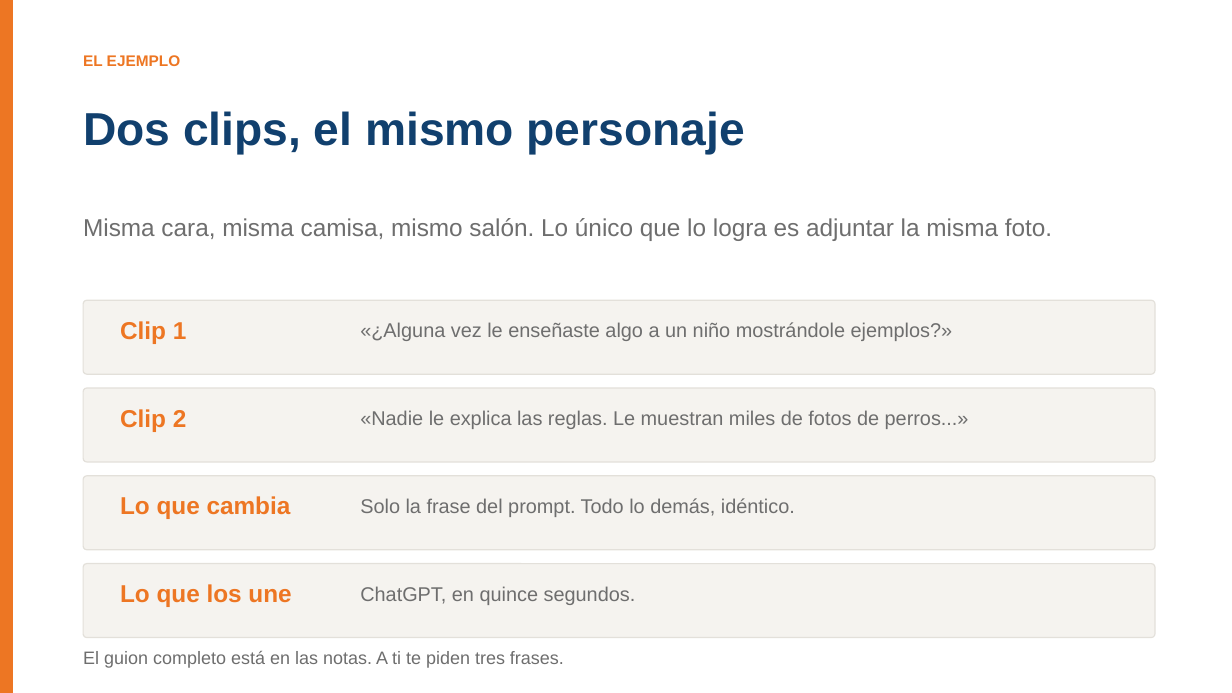
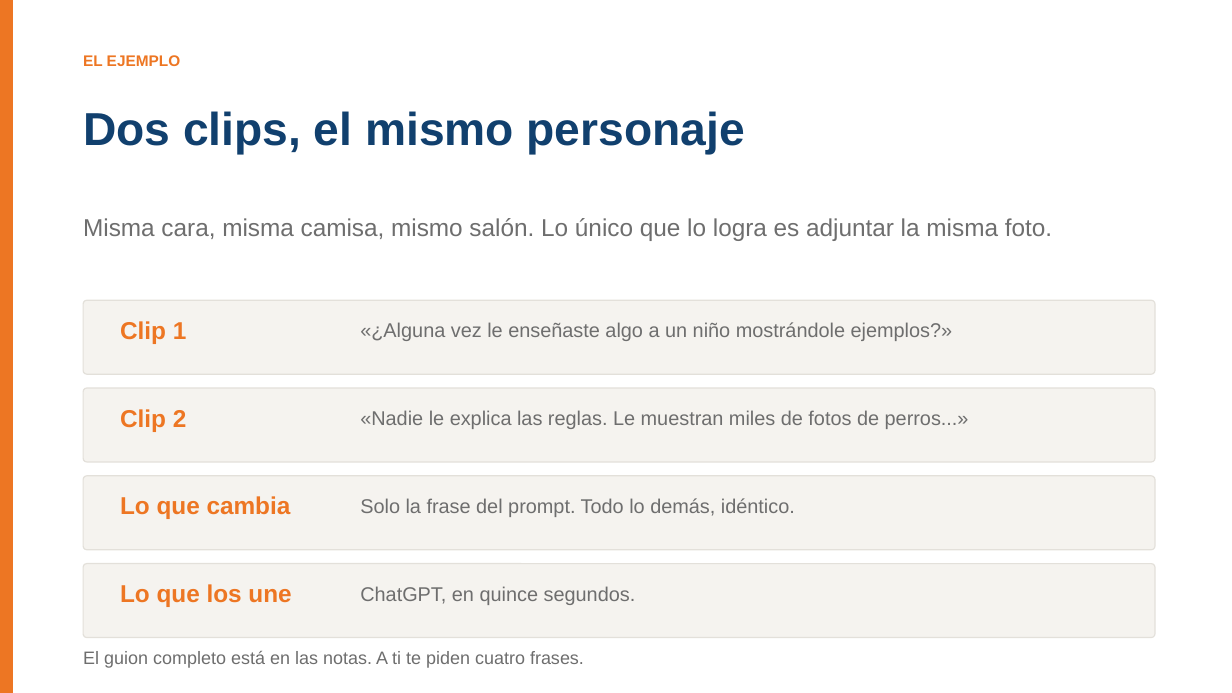
Before and after one commit to BioAITeamLearning/IntroInfo_2026_02_Ucaldas, a slide deck: slide 14 of _static/sesion06/S06_audio_imagen_video.pptx. Drawn at 1232x693 pixels with LibreOffice and Linux fonts; fonts in the diff are those of the drawing. Boxes give left, top, right and bottom in pixels: in the first picture for what was removed or moved away, otherwise in the second. Text is boxed around its words. In the diff, an @@ line names an element or a change of style, - is before the commit and + after.

```diff
--- a/_static/sesion06/S06_audio_imagen_video.pptx
+++ b/_static/sesion06/S06_audio_imagen_video.pptx
@@ text at (83,651,584,668): text changed @@
-El guion completo está en las notas. A ti te piden tres frases.
+El guion completo está en las notas. A ti te piden cuatro frases.
```
Also in this commit, not shown: 12 other slides changed, 1 slide added, 1 slide removed, 2 other files.
